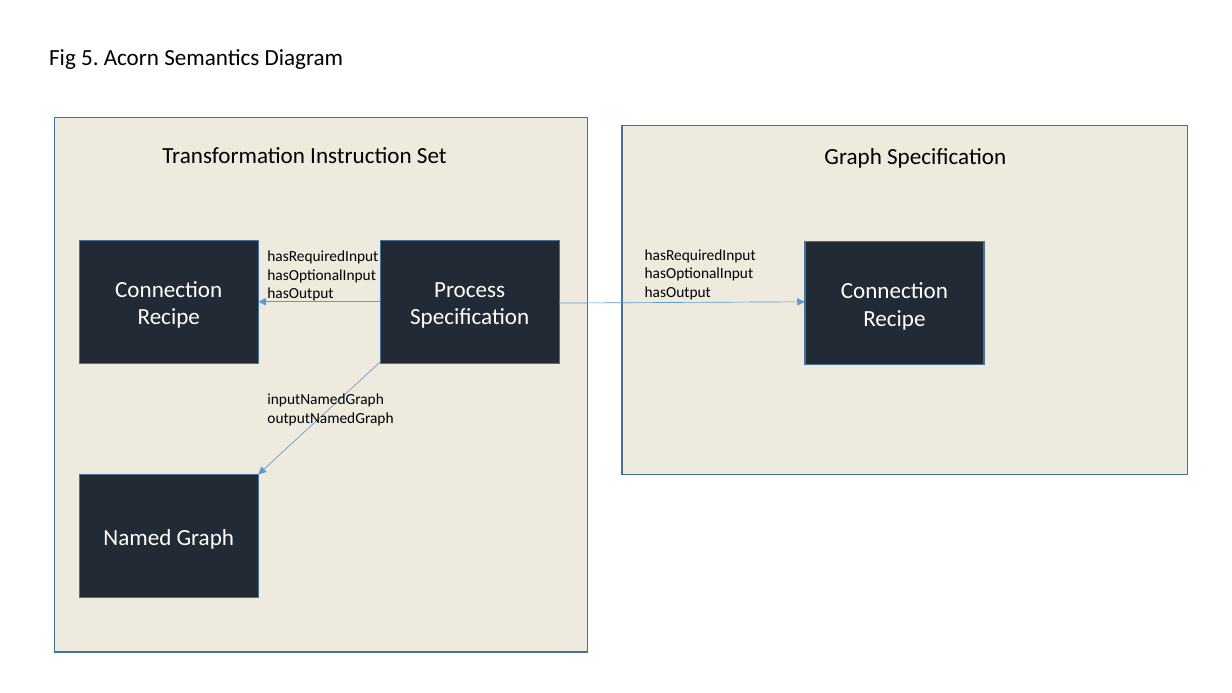
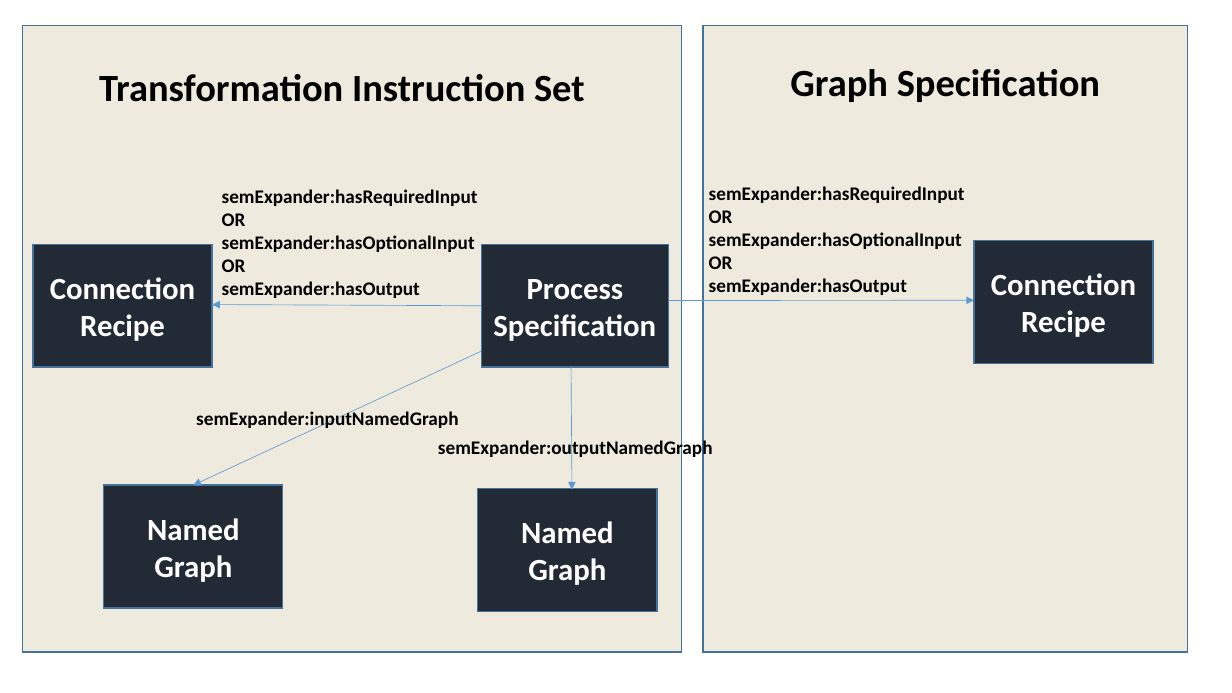
Before and after one commit to PennTURBO/semantic-engine, a slide deck: slide 6 of Acorn_diagrams.pptx. Drawn at 1232x693 pixels with LibreOffice and Linux fonts; fonts in the diff are those of the drawing. Boxes give left, top, right and bottom in pixels: in the first picture for what was removed or moved away, otherwise in the second. Text is boxed around its words. In the diff, an @@ line names an element or a change of style, - is before the commit and + after.

Commit message:
updated diagrams and stats

```diff
--- a/Acorn_diagrams.pptx
+++ b/Acorn_diagrams.pptx
@@ rectangle: place and size @@
-rectangle at [55, 117, 588, 653]
+rectangle at [23, 26, 682, 653]
@@ rectangle: place and size @@
-rectangle at [622, 126, 1188, 475]
+rectangle at [703, 26, 1189, 653]
@@ text removed at [49, 49, 343, 69] @@
-Fig 5. Acorn Semantics Diagram
@@ text "Transformation Instruction Set" at [99, 74, 585, 102]: size 18 to 30 pt, bold on @@
@@ text "Transformation Instruction Set": place and size @@
-text "Transformation Instruction Set" at [162, 147, 447, 163]
+text "Transformation Instruction Set" at [99, 74, 585, 102]
@@ text "Graph Specification": place and size @@
-text "Graph Specification" at [824, 148, 1006, 168]
+text "Graph Specification" at [790, 69, 1100, 102]
@@ text "Graph Specification" at [790, 69, 1100, 102]: size 18 to 30 pt, bold on @@
@@ text at [222, 189, 478, 298]: text changed; size 12 to 15 pt; bold on @@
-hasRequiredInput
-hasOptionalInput
-hasOutput
+semExpander:hasRequiredInput
+OR
+semExpander:hasOptionalInput
+OR
+semExpander:hasOutput
@@ text at [709, 186, 965, 295]: text changed; size 12 to 15 pt; bold on @@
-hasRequiredInput
-hasOptionalInput
-hasOutput
+semExpander:hasRequiredInput
+OR
+semExpander:hasOptionalInput
+OR
+semExpander:hasOutput
@@ rectangle "Connection Recipe": place and size @@
-rectangle "Connection Recipe" at [79, 240, 259, 363]
+rectangle "Connection Recipe" at [33, 244, 213, 367]
@@ rectangle "Process Specification": place and size @@
-rectangle "Process Specification" at [380, 240, 559, 363]
+rectangle "Process Specification" at [482, 244, 669, 367]
@@ size 18 to 24 pt, bold on in 4 elements at [104, 485, 283, 608], [33, 244, 213, 367], [482, 244, 669, 367], [974, 240, 1153, 363] @@
@@ rectangle "Connection Recipe": place and size @@
-rectangle "Connection Recipe" at [805, 242, 984, 365]
+rectangle "Connection Recipe" at [974, 240, 1153, 363]
@@ arrow moved from (380, 302) - (259, 302) to (482, 306) - (213, 305) @@
@@ arrow moved from (559, 303) - (805, 302) to (668, 300) - (974, 300) @@
@@ arrow moved from (380, 362) - (259, 474) to (481, 351) - (193, 485) @@
@@ arrow added from (571, 367) to (572, 490), #5B9BD5 0.5 pt @@
@@ text at [196, 409, 458, 430]: text changed; size 12 to 15 pt; bold on @@
-inputNamedGraph
-outputNamedGraph
+semExpander:inputNamedGraph
@@ text added at [438, 438, 713, 459], 15 pt, text #000000, bold @@
+semExpander:outputNamedGraph
@@ rectangle "Named Graph": place and size @@
-rectangle "Named Graph" at [79, 474, 259, 597]
+rectangle "Named Graph" at [104, 485, 283, 608]
@@ rectangle added at [478, 489, 657, 612], fill #222A35, outline #43739E 1 pt, 24 pt, text #FFFFFF, bold @@
+Named Graph
```
Also in this commit, not shown: 5 other slides changed, 1 slide added, 1 other file.
